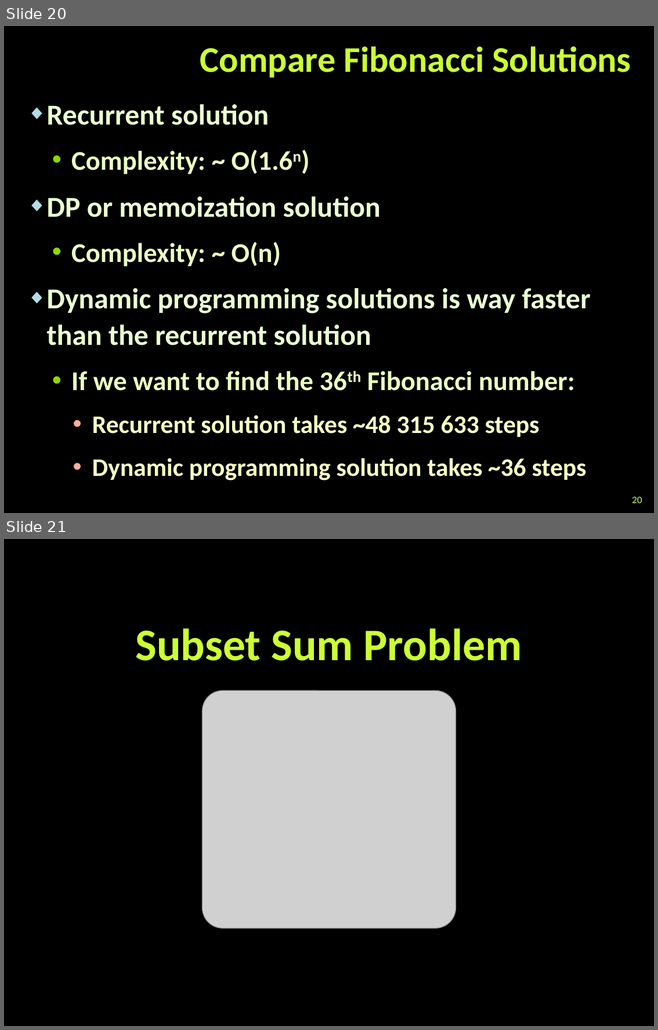
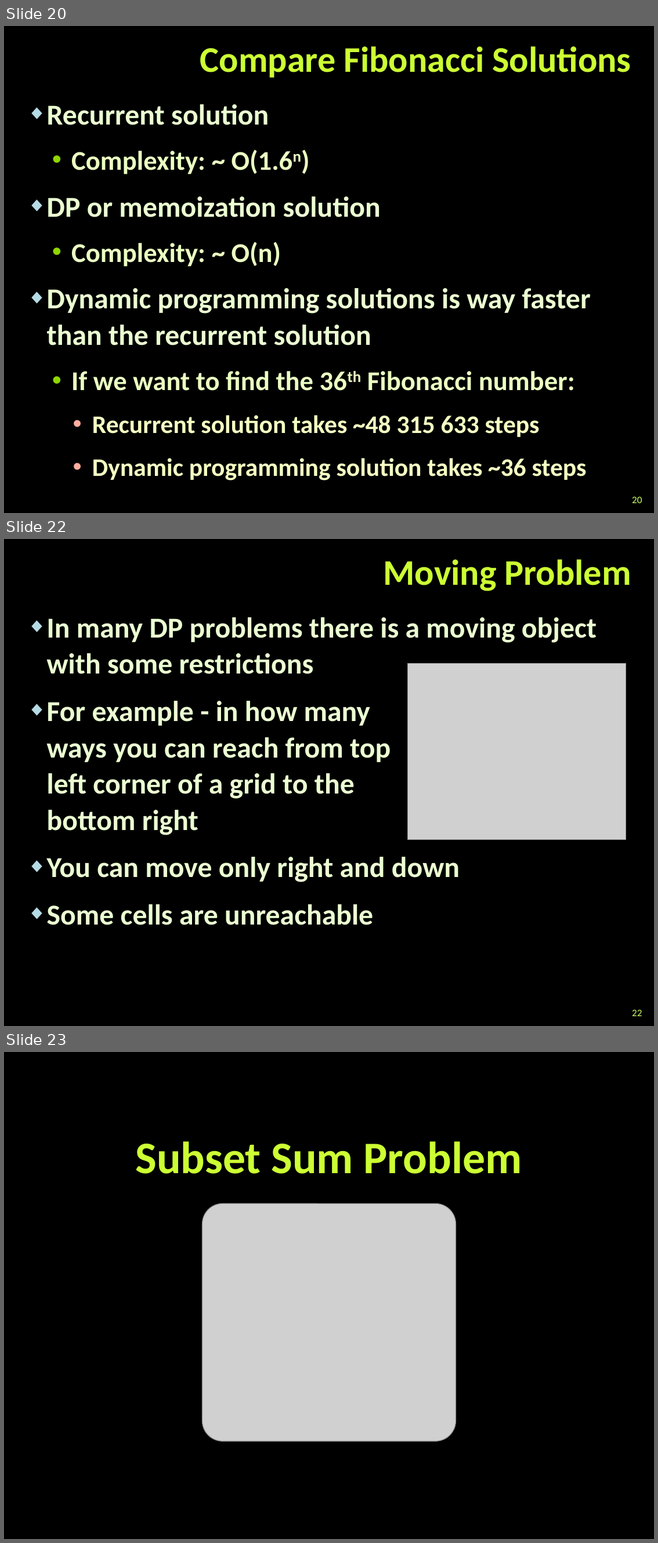
Before and after one commit to martin-nikolov/Telerik-Academy, a slide deck: Programming with C#/5. C# Data Structures and Algorithms/10. Dynamic Programming -✘/Dynamic-Programming.pptx. Shown one above the other, each under a label of ours: slides 20 and 21 before the commit, slides 20, 22 and 23 after it; the slides between them are not shown. The pictures are 658x1030 and 658x1543 pixels, drawn with LibreOffice and Linux fonts; fonts in the diff are those of the drawing; grey boxes stand for pictures; background and template pictures are left out. Boxes give left, top, right and bottom in pixels: in the first picture for what was removed or moved away, otherwise in the second. Text is boxed around its words. In the diff, an @@ line names an element or a change of style, - is before the commit and + after.

```diff
--- a/Programming with C#/5. C# Data Structures and Algorithms/10. Dynamic Programming -✘/Dynamic-Programming.pptx
+++ b/Programming with C#/5. C# Data Structures and Algorithms/10. Dynamic Programming -✘/Dynamic-Programming.pptx
@@ slide 22 added at [4,539,654,1026], background picture (left out) @@
@@ title added at [383,559,631,591], 40 pt, text #CCFF33, bold @@
+Moving Problem
@@ text added at [47,617,596,925], 32 pt, text #EBFFD2, bold @@
+◆ In many DP problems there is a moving object with some restrictions
+◆ For example - in how many
+  ways you can reach from top
+  left corner of a grid to the
+  bottom right
+◆ You can move only right and down
+◆ Some cells are unreachable
@@ picture added at [408,664,626,840] @@
@@ page number added at [632,1010,641,1016], 11 pt, text #CCFF66 @@
+22
@@ what was slide 21 is now slide 23 @@
```
Also in this commit, not shown: 8 slides changed, 1 other slide added, 31 other files.
